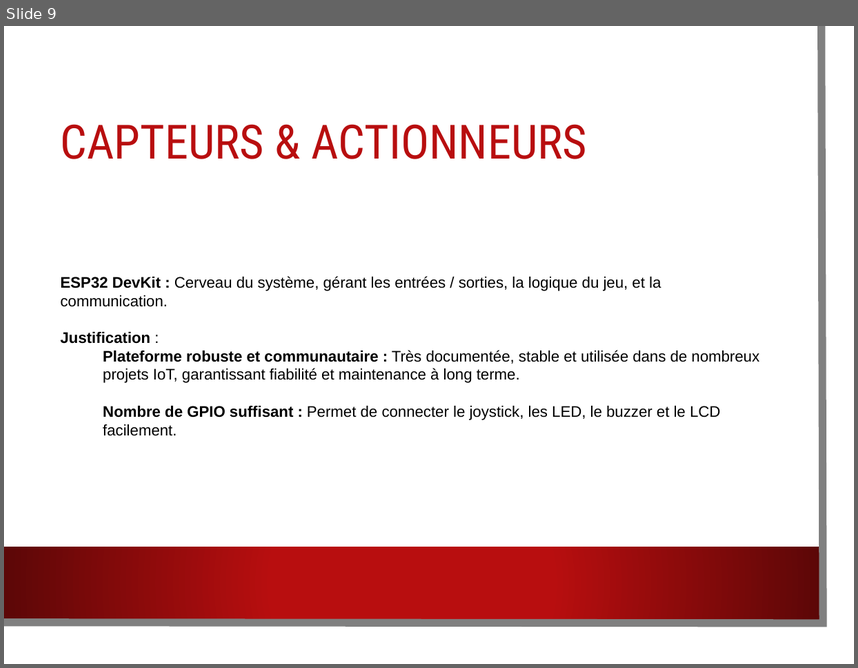
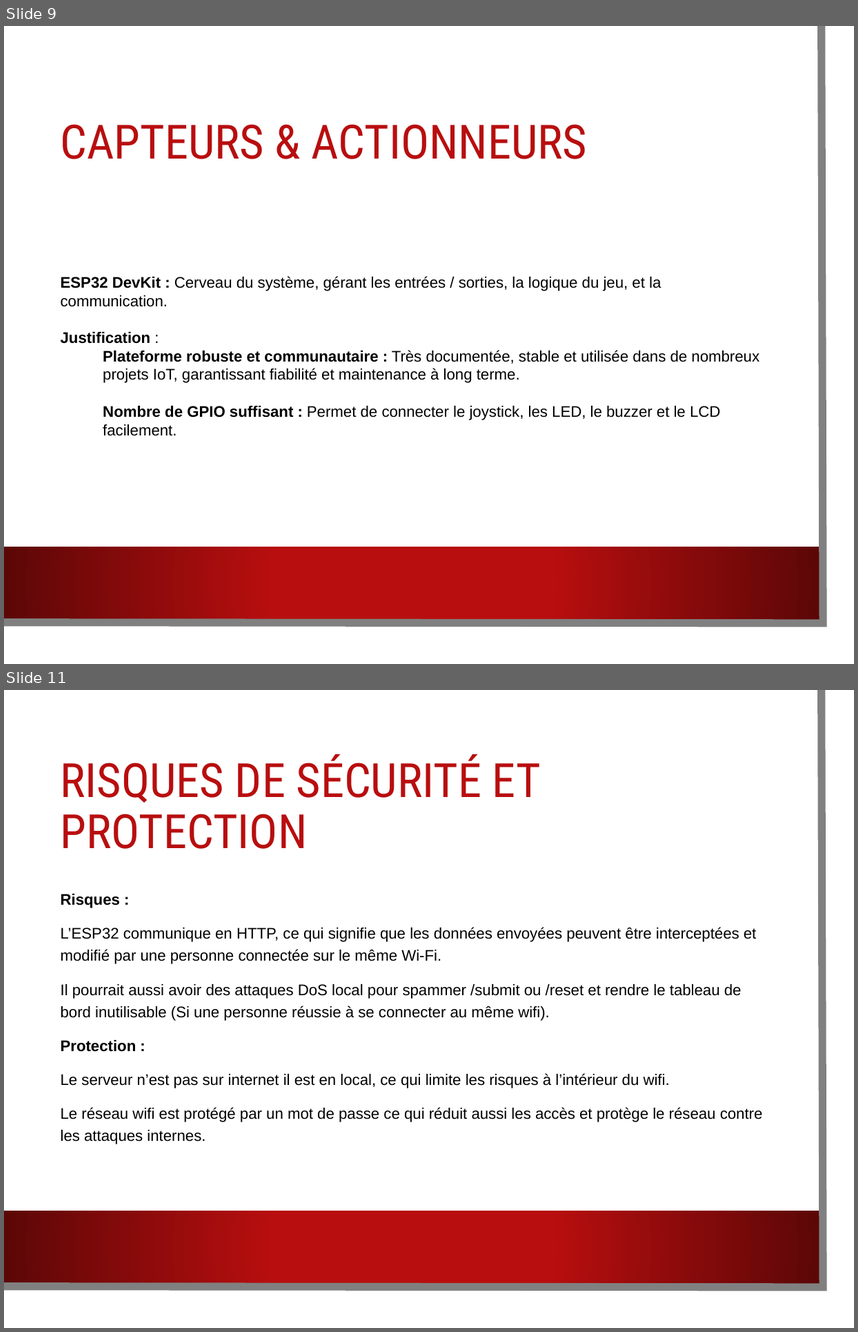
Before and after one commit to XDesroches/ESC_Objet, a slide deck: projet.pptx. Shown one above the other, each under a label of ours: slide 9 before the commit, slides 9 and 11 after it; the slides between them are not shown. The pictures are 858x668 and 858x1332 pixels, drawn with LibreOffice and Linux fonts; fonts in the diff are those of the drawing; background and template pictures are left out. Boxes give left, top, right and bottom in pixels: in the first picture for what was removed or moved away, otherwise in the second. Text is boxed around its words. In the diff, an @@ line names an element or a change of style, - is before the commit and + after.

```diff
--- a/projet.pptx
+++ b/projet.pptx
@@ slide 11 added at bbox=[4, 690, 854, 1328], background picture (left out); not listed: 3 template elements that a slide beside it also shows @@
@@ title added at bbox=[61, 754, 541, 849], 40 pt, text #B80E0F @@
+RISQUES DE SÉCURITÉ ET PROTECTION
@@ text added at bbox=[61, 894, 763, 1144], 13 pt, text #000000 @@
+Risques :
+L’ESP32 communique en HTTP, ce qui signifie que les données envoyées peuvent être interceptées et modifié par une personne connectée sur le même Wi-Fi.
+Il pourrait aussi avoir des attaques DoS local pour spammer /submit ou /reset et rendre le tableau de bord inutilisable (Si une personne réussie à se connecter au même wifi).
+Protection :
+Le serveur n’est pas sur internet il est en local, ce qui limite les risques à l’intérieur du wifi.
+Le réseau wifi est protégé par un mot de passe ce qui réduit aussi les accès et protège le réseau contre les attaques internes.
```
Also in this commit, not shown: 3 slides changed, 34 other files.
